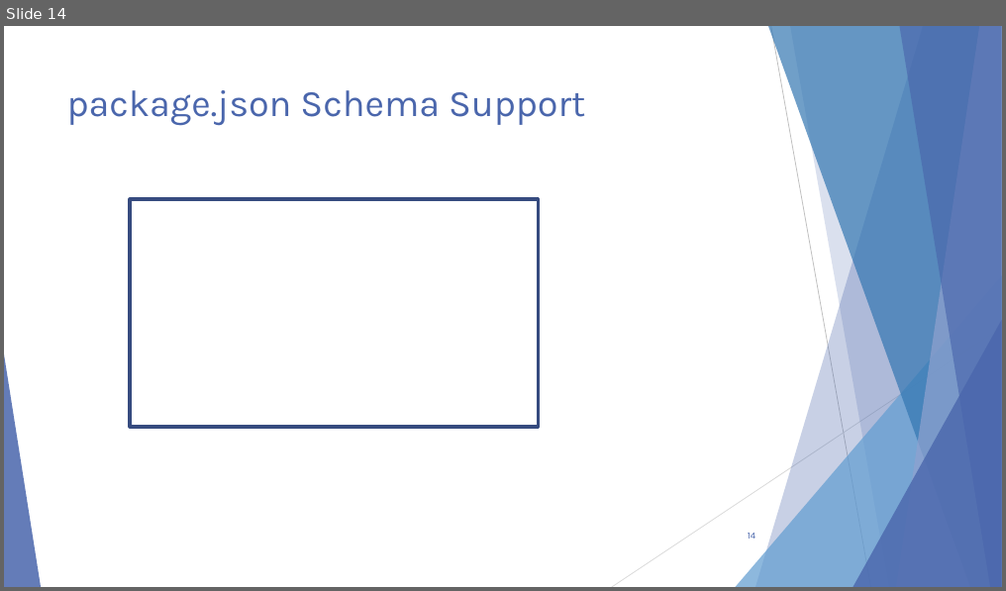
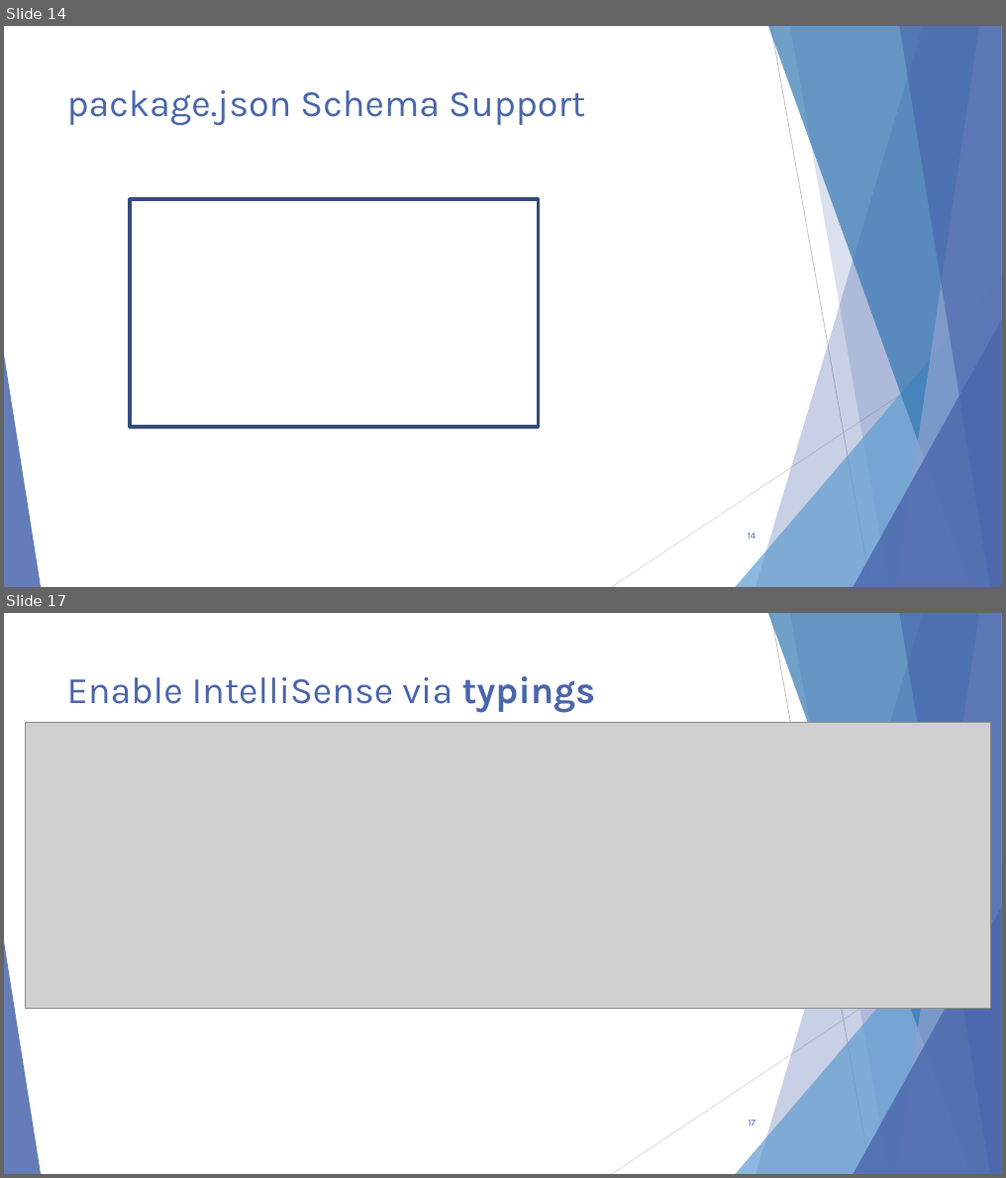
Before and after one commit to scottaddie/slide-decks, a slide deck: Intro to JavaScript Tooling in VS Code - MKEJS.pptx. Shown one above the other, each under a label of ours: slide 14 before the commit, slides 14 and 17 after it; the slides between them are not shown. The pictures are 1006x591 and 1006x1178 pixels, drawn with LibreOffice and Linux fonts; fonts in the diff are those of the drawing; grey boxes stand for pictures; background and template pictures are left out. Boxes give left, top, right and bottom in pixels: in the first picture for what was removed or moved away, otherwise in the second. Text is boxed around its words. In the diff, an @@ line names an element or a change of style, - is before the commit and + after.

```diff
--- a/Intro to JavaScript Tooling in VS Code - MKEJS.pptx
+++ b/Intro to JavaScript Tooling in VS Code - MKEJS.pptx
@@ slide 17 added at bbox=[4, 613, 1002, 1174], background #FFFFFF; not listed: 10 template elements that a slide beside it also shows @@
@@ title added at bbox=[67, 676, 596, 713], 36 pt, text #4A66AC @@
+Enable IntelliSense via typings
@@ picture added at bbox=[25, 722, 990, 1009] @@
@@ page number added at bbox=[748, 1120, 756, 1126], 9 pt, text #4A66AC @@
+17
```
Also in this commit, not shown: 4 slides changed, 1 slide removed.
